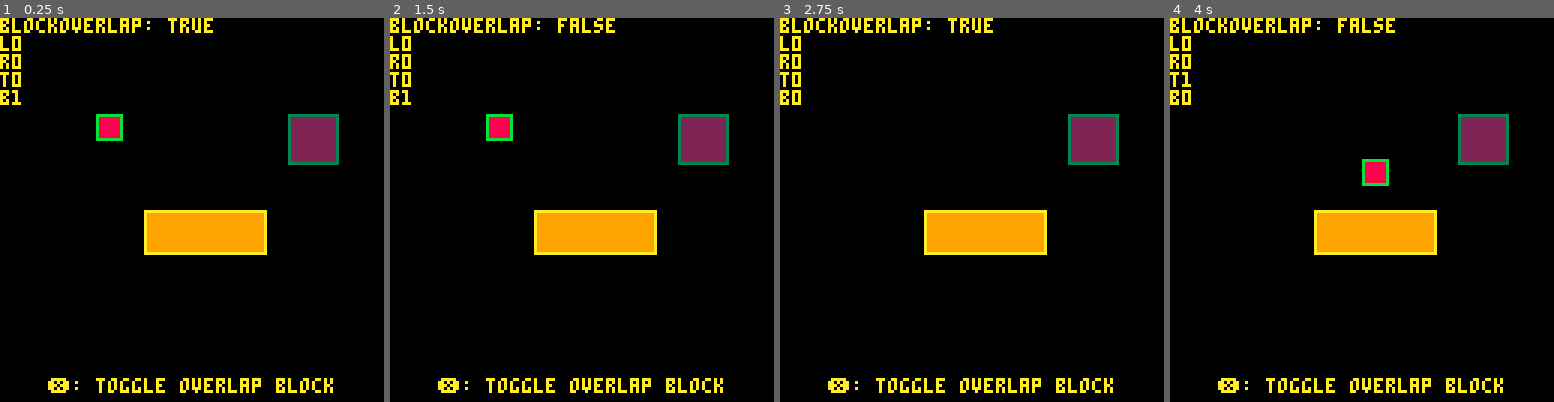
Above: before the commit, frames 1-4 (left to right).
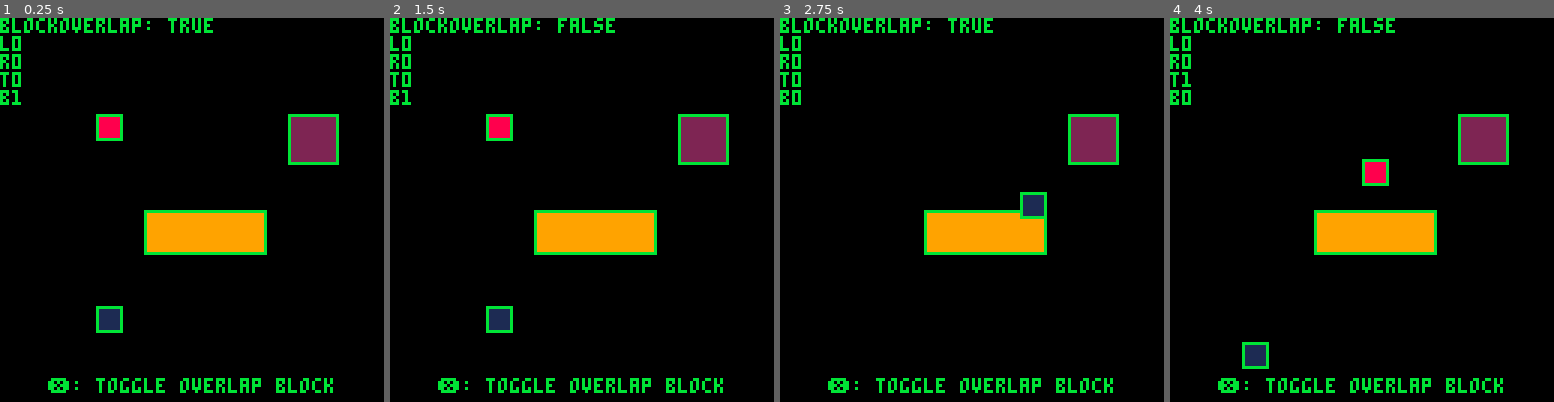
Above: after the commit, the same moments.

Repository: ArchaicJohn/Pico-8
Game: PICO-8 cartridge collision.p8
Two runs of this game, one before a commit and one after it. Both use one fixed random seed, a clock stepped at 60 frames per second and the inputs below.
Inputs:
- Up to frame 1 (0.25 s): no input
- Up to frame 2 (1.5 s): tap X (X key) at 1.07 s
- Up to frame 3 (2.75 s): hold Left 1.97-2.37 s; hold P2 Right 1.97-2.37 s; tap X (X key) at 2.07, 2.4, 2.73 s; hold Down from 2.42 s (still down); hold P2 Up from 2.42 s (still down)
- Up to frame 4 (4 s): release Down at 2.82 s; release P2 Up at 2.82 s; hold Right 2.87-3.53 s; hold P2 Left 2.87-3.53 s; tap X (X key) at 3.07, 3.4, 3.73 s; hold Up from 3.58 s (still down); hold P2 Down from 3.58 s (still down)

The runs differ from the first frame. In frame 1, 4.2% of the frame differs, in the area x 0-89%, y 0-98%; in frame 2, 4.2%; in frame 3, 4.1%; in frame 4, 4.2%.

Commit message:
Collision.p8 updates
### Added:
- Second controllable box with collision
- Exclude self in collision checks

### Changed:
- Moved multiple methods into the object factory

Diff:
--- a/collision.p8
+++ b/collision.p8
@@ -8,32 +8,38 @@
 spd=2
 blockoverlap=true
 colliders={}
+drawcolliders=true
 
 function _init()
-	a=makeobj(32,32,8,8,32,32,8,8)
-	b=makeobj(96,32,16,16,96,32,16,16)
-	c=makeobj(48,64,40,14,48,64,40,14)
-
+	a=makeobj(32,32,8,8,32,32,8,8,8)
+	b=makeobj(96,32,16,16,96,32,16,16,2)
+	c=makeobj(48,64,40,14,48,64,40,14,9)
+	d=makeobj(32,96,8,8,32,96,8,8,1)
+
+	add(colliders,a)
 	add(colliders,b)
 	add(colliders,c)
+	add(colliders,d)
 end
 
 function _update60()
 	doinput()
-	moveobj(a)
+	a.moveobj()
+	d.moveobj()
 end
 
 function _draw()
 	cls()
 
-	drawobj(a,8)
-	drawcollider(a,11)
-
-	drawobj(b,2)
-	drawcollider(b,3)
-
-	drawobj(c,9)
-	drawcollider(c,10)
+	for c in all(colliders) do
+		c.drawobj()
+
+		if (drawcolliders) then
+			c.drawcollider()
+		end
+	end
+
+
 
 	print("blockoverlap: "..(blockoverlap and 'true' or 'false'))
 
@@ -56,9 +62,39 @@
 	if btnp(❎) then
 		blockoverlap = not blockoverlap
 	end
+
+	a.dx=0
+	a.dy=0
+	if btn(⬅️,0) then
+		a.dx=-spd
+	end
+	if btn(➡️,0) then
+		a.dx=spd
+	end
+	if btn(⬆️,0) then
+		a.dy=-spd
+	end
+	if btn(⬇️,0) then
+		a.dy=spd
+	end
+
+	d.dx=0
+	d.dy=0
+	if btn(⬅️,1) then
+		d.dx=-spd
+	end
+	if btn(➡️,1) then
+		d.dx=spd
+	end
+	if btn(⬆️,1) then
+		d.dy=-spd
+	end
+	if btn(⬇️,1) then
+		d.dy=spd
+	end
 end
 -->8
-function makeobj(ox,oy,ow,oh,ocx,ocy,ocw,och)
+function makeobj(ox,oy,ow,oh,ocx,ocy,ocw,och,col)
 	--add a collision/overlap structure?
 	--include
 		--side(s)
@@ -79,44 +115,88 @@
 		ch=och,
 		cx1=ocx+ocw,
 		cy1=ocy+och,
+		colour=col,
 		--move delta
 		dx=0,
 		dy=0
 	}
+
+	function o:drawobj()
+		rectfill(o.x,o.y,o.x1,o.y1,o.colour)
+	end
+
+	function o:drawcollider()
+		rect(o.cx,o.cy,o.cx1,o.cy1,11)
+	end
+
+	function o:moveobj()
+		if blockoverlap then
+			o.movewithcollision()
+		else
+			o.updateobjposition()
+			o.updatecolliderposition()
+		end
+	end
+
+	function o:movewithcollision()
+		--last good deltas
+		lgdx,lgdy=0,0
+
+		--these iterators are required for the for loops to move in the correct direction
+		local dxi = 1
+		if o.dx < 0 then dxi = -1 end
+
+		local dyi = 1
+		if o.dy < 0 then dyi = -1 end
+
+		for nx=0,o.dx,dxi do
+			for ny=0,o.dy,dyi do
+				local ocx=o.cx+nx
+				local ocy=o.cy+ny
+				local ocx1=o.cx1+nx
+				local ocy1=o.cy1+ny
+				local posgood = true
+
+				for col in all(colliders) do
+					-- exclude self
+					if (col ~= o) then
+						if (overlap(ocx,ocy,ocx1,ocy1,col.cx,col.cy,col.cx1,col.cy1)) then
+							posgood = false;
+							break
+						end
+					end
+				end
+
+				if posgood then
+					lgdx,lgdy=nx,ny
+				end
+			end
+		end
+
+		function o:updateobjposition()
+			o.x+=o.dx
+			o.y+=o.dy
+			o.x1=o.x+o.w
+			o.y1=o.y+o.h
+		end
+
+		function o:updatecolliderposition()
+			o.cx+=o.dx
+			o.cy+=o.dy
+			o.cx1=o.cx+o.w
+			o.cy1=o.cy+o.h
+		end
+
+		-- set new, good delta for movement
+		o.dx,o.dy=lgdx,lgdy
+		o.updateobjposition()
+		o.updatecolliderposition()
+	end
+
 	return o
 end
 
-function moveobj(o)
-	o.dx=0
-	o.dy=0
-	if btn(⬅️) then
-		o.dx=-spd
-	end
-	if btn(➡️) then
-		o.dx=spd
-	end
-	if btn(⬆️) then
-		o.dy=-spd
-	end
-	if btn(⬇️) then
-		o.dy=spd
-	end
-
-	if blockoverlap then
-		movewithcollision(o)
-	else
-		updateobjposition(o)
-		updatecolliderposition(o)
-	end
-end
-
-function drawobj(o,c)
-	rectfill(o.x,o.y,o.x1,o.y1,c)
-end
-
-function drawcollider(o,c)
-	rect(o.cx,o.cy,o.cx1,o.cy1,c)
-end
+
 -->8
 function overlap(ax,ay,ax1,ay1,bx,by,bx1,by1)
 	if	ax>bx1 or
@@ -138,59 +218,6 @@
 	return true
 end
 
-function movewithcollision(a)
-	--last good deltas
-	lgdx,lgdy=0,0
-
-	--these iterators are required for the for loops to move in the correct direction
-	local dxi = 1
-	if a.dx < 0 then dxi = -1 end
-
-	local dyi = 1
-	if a.dy < 0 then dyi = -1 end
-
-	for nx=0,a.dx,dxi do
-		for ny=0,a.dy,dyi do
-			local acx=a.cx+nx
-			local acy=a.cy+ny
-			local acx1=a.cx1+nx
-			local acy1=a.cy1+ny
-			local posgood = true
-
-			for col in all(colliders) do
-				if (overlap(acx,acy,acx1,acy1,col.cx,col.cy,col.cx1,col.cy1)) then
-					posgood = false;
-					break
-				end
-			end
-
-			if posgood then
-				lgdx,lgdy=nx,ny
-			end
-
-		end
-	end
-
-	-- set new, good delta for movement
-	a.dx,a.dy=lgdx,lgdy
-	updateobjposition(a)
-	updatecolliderposition(a)
-end
-
-function updateobjposition(o)
-	o.x+=o.dx
-	o.y+=o.dy
-	o.x1=o.x+o.w
-	o.y1=o.y+o.h
-end
-
-function updatecolliderposition(o)
-	o.cx+=o.dx
-	o.cy+=o.dy
-	o.cx1=o.cx+o.w
-	o.cy1=o.cy+o.h
-end
-
 function overlapdir(a,b)
 	r={
 		l=0,
